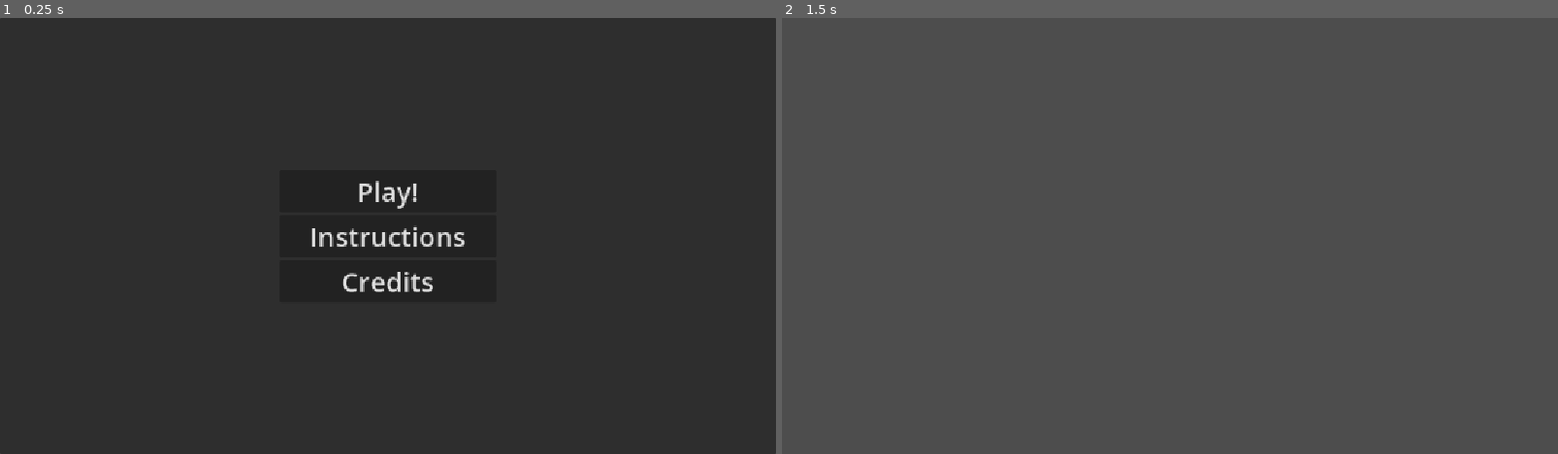
Above: before the commit, frames 1-2 (left to right).
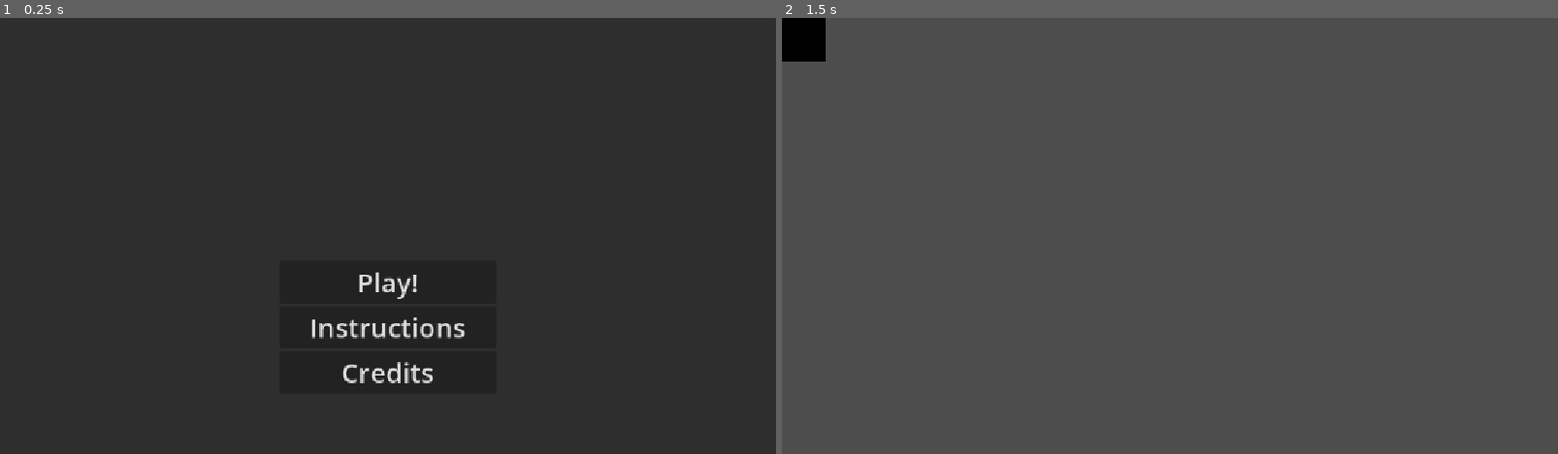
Above: after the commit, the same moments.

Repository: arislam-cs28/mamas-sustaineria
Game: Godot game, scene res://Scenes/Main/main_menu.tscn
Same seed, same stepped clock (60 frames per second), same inputs: the game is played once before the commit and once after it.
Inputs:
- Up to frame 1 (0.25 s): no input
- Up to frame 2 (1.5 s): click "Play!" at 0.5 s; tap Enter at 1.25 s

The runs differ from the first frame. In frame 1, 1.5% of the frame differs, in the area x 40-60%, y 37-84%; in frame 2, 0.6%.

Commit message:
Edited placeholder video and tested it out
We added the placeholder ogv file and then edited the play buttons as well as modifying video placeholder

Diff:
--- a/Scenes/Intro/intro_video.tscn
+++ b/Scenes/Intro/intro_video.tscn
@@ -1,16 +1,23 @@
 [gd_scene format=3 uid="uid://b7j6ncjtd2dn2"]
+
+[sub_resource type="VideoStreamTheora" id="VideoStreamTheora_gje17"]
+file = "res://Videos/vid.ogv"
 
 [node name="IntroVideo" type="Node2D" unique_id=517494704]
 
 [node name="Camera2D" type="Camera2D" parent="." unique_id=197667678]
 
 [node name="VideoStreamPlayer" type="VideoStreamPlayer" parent="." unique_id=856352338]
-anchors_preset = 15
-anchor_right = 1.0
-anchor_bottom = 1.0
+anchors_preset = 8
+anchor_left = 0.5
+anchor_top = 0.5
+anchor_right = 0.5
+anchor_bottom = 0.5
 offset_left = -576.0
-offset_top = -328.0
+offset_top = -324.0
 offset_right = 576.0
-offset_bottom = 320.0
+offset_bottom = 324.0
 grow_horizontal = 2
 grow_vertical = 2
+stream = SubResource("VideoStreamTheora_gje17")
+autoplay = true
--- a/Scenes/Main/main_menu.tscn
+++ b/Scenes/Main/main_menu.tscn
@@ -27,14 +27,15 @@
 anchor_right = 0.5
 anchor_bottom = 0.5
 offset_left = -161.0
-offset_top = -98.5
+offset_top = 37.0
 offset_right = 161.0
-offset_bottom = 98.5
+offset_bottom = 234.0
 grow_horizontal = 2
 grow_vertical = 2
 
 [node name="StartButton" type="Button" parent="VBoxContainer" unique_id=1389314404]
 layout_mode = 2
+focus_neighbor_top = NodePath("../Credits")
 theme_override_font_sizes/font_size = 40
 text = "Play!"
 
@@ -45,6 +46,7 @@
 
 [node name="Credits" type="Button" parent="VBoxContainer" unique_id=926323892]
 layout_mode = 2
+focus_neighbor_bottom = NodePath("../StartButton")
 theme_override_font_sizes/font_size = 40
 text = "Credits"
 script = ExtResource("1_forwa")
--- a/Scripts/main_menu.gd
+++ b/Scripts/main_menu.gd
@@ -1,13 +1,8 @@
 extends Control
-
 
 # Called when the node enters the scene tree for the first time.
 func _ready() -> void:
-	pass # Replace with function body.
-
-
-# Called every frame. 'delta' is the elapsed time since the previous frame.
-func _process(delta: float) -> void:
+	# $VBoxContainer/StartButton.grab_focus()
 	pass
 
 
Renamed: Videos/this is highkey just our placeholder video.ogv.uid -> Videos/vid.ogv.uid
Not shown, added: Videos/vid.ogv
